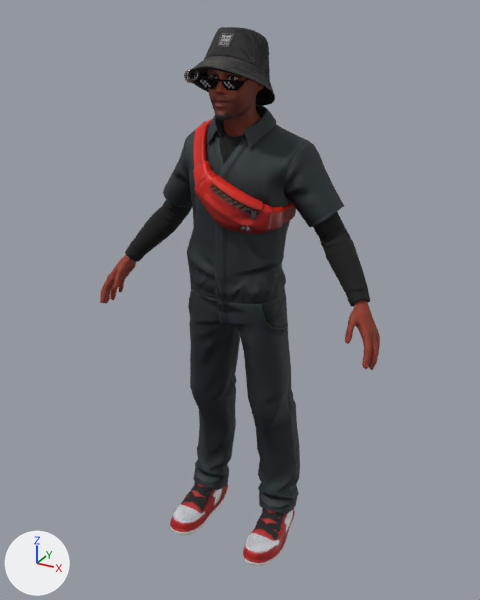
An edit to the glTF model public/me.glb, drawn before and after from the same camera.
The view is the same before and after, from a 50 mm camera at (1.029, -1.876, 1.907) aimed at (-0.003, 0.001, 0.969). The lights are fixed; the arrows at lower left show +X, +Y and +Z. The older version comes first. Vertices at exactly the same position are counted once.

The first picture shows 'Wolf3D_Body', 'Wolf3D_Head', 'Wolf3D_Headwear', 'Wolf3D_Outfit_Bottom', 'Wolf3D_Outfit_Footwear', 'Wolf3D_Outfit_Top' and 1 more.
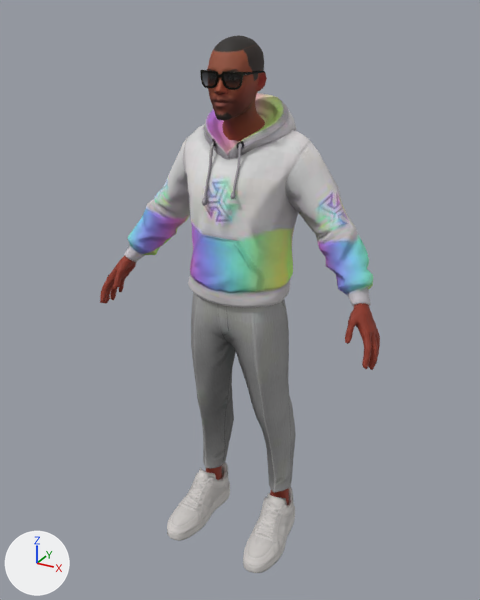
Changed parts and their boxes (x1, y1, x2, y2) in the pictures (480 x 600 px):
'Wolf3D_Outfit_Top', surface changed, reshaped
    before: (125, 104, 370, 307)
    after: (124, 93, 373, 308)
'Wolf3D_Outfit_Bottom', surface changed, reshaped (black to grey, 6% narrower, 12% shorter)
    before: (188, 285, 300, 514)
    after: (191, 292, 296, 493)
'Wolf3D_Outfit_Footwear', surface changed, reshaped
    before: (170, 482, 295, 566)
    after: (167, 463, 295, 573)
'Wolf3D_Headwear', deleted
    before: (184, 27, 275, 106)
part 2 of me_wolf3d_outfit_footwear, rebuilt
    before: (243, 508, 295, 566)
    after: (243, 486, 295, 573)
part 3 of me_wolf3d_outfit_footwear, rebuilt
    before: (170, 482, 228, 535)
    after: (167, 463, 230, 541)
part 4 of me_wolf3d_outfit_top, rebuilt (37% wider, 7% taller)
    before: (163, 104, 344, 304)
    after: (124, 93, 373, 308)
part 5 of me_wolf3d_outfit_top, deleted (red)
    before: (193, 118, 296, 234)
part 6 of me_wolf3d_outfit_top, deleted
    before: (125, 200, 192, 262)
part 7 of me_wolf3d_outfit_top, deleted
    before: (313, 211, 370, 307)

What changed in the scene script:
```text
Change mat_wolf3d_outfit_bottom:
    where n2 = _N.new('ShaderNodeTexImage'); n2.name = 'Image Texture'
    n2.image: img_overall_bottom_01_03_d -> img_outfit_m_backtoschool_01_bottom_d
    where n5 = _N.new('ShaderNodeTexImage'); n5.name = 'Image Texture.001'
    n5.image: img_overall_bottom_01_03_r -> img_outfit_m_backtoschool_01_bottom_r
    where n7 = _N.new('ShaderNodeTexImage'); n7.name = 'Image Texture.002'
    n7.image: img_overall_bottom_01_03_n -> img_outfit_m_backtoschool_01_bottom_n
Change mat_wolf3d_outfit_footwear:
    where n2 = _N.new('ShaderNodeTexImage'); n2.name = 'Image Texture'
    n2.image: img_sneakers_07_06_d -> img_sneakers_08_01_d
    add n7 = _N.new('ShaderNodeMath'); n7.name = 'Math'
    add n7.operation = 'MULTIPLY'
    add n7.inputs[1].default_value = 0.0  # 'Value'
    where n4 = _N.new('ShaderNodeTexImage'); n4.name = 'Image Texture.001'
    n4.image: img_sneakers_07_06_m_jpg_sneakers_07_06_r_jpg -> img_sneakers_08_01_r
    where n6 = _N.new('ShaderNodeTexImage'); n6.name = 'Image Texture.002'
    n6.image: img_sneakers_07_06_n -> img_sneakers_08_01_n
    where n3 = _N.new('ShaderNodeSeparateColor'); n3.name = 'Separate Color'
    where n0 = _N.new('ShaderNodeBsdfPrincipled'); n0.name = 'Principled BSDF'
    remove _L.new(n3.outputs[2], n0.inputs[1])  # 'Blue' to 'Metallic'
    add _L.new(n7.outputs[0], n0.inputs[1])  # 'Value' to 'Metallic'
    add _L.new(n3.outputs[2], n7.inputs[0])  # 'Blue' to 'Value'
Change mat_wolf3d_outfit_top:
    where n2 = _N.new('ShaderNodeTexImage'); n2.name = 'Image Texture'
    n2.image: img_overall_top_01_03_d -> img_outfit_sidequest_01_v2_m_top_d
    where n4 = _N.new('ShaderNodeTexImage'); n4.name = 'Image Texture.001'
    n4.image: img_overall_top_01_03_m_jpg_overall_top_01_03_r_jpg -> img_outfit_sidequest_01_v2_m_top_m_outfit_sidequest_01_v2_m_top_r
    where n6 = _N.new('ShaderNodeTexImage'); n6.name = 'Image Texture.002'
    n6.image: img_overall_top_01_03_n -> img_outfit_sidequest_01_v2_m_top_n
Change me_wolf3d_outfit_bottom:
    remove me_wolf3d_outfit_bottom.from_pydata(...)  # 545 vertices, 1062 faces; spans x -0.223..0.223, y -0.147..0.145, z 0.077..1.049
    add me_wolf3d_outfit_bottom.from_pydata(...)  # 545 vertices, 1061 faces; spans x -0.196..0.197, y -0.136..0.124, z 0.194..1.073
    me_wolf3d_outfit_bottom part 1: 545 vertices removed from x -0.223..0.223, y -0.147..0.145, z 0.077..1.049; 545 vertices added at x -0.196..0.197, y -0.136..0.124, z 0.194..1.073
Change me_wolf3d_outfit_footwear:
    remove me_wolf3d_outfit_footwear.from_pydata(...)  # 664 vertices, 1288 faces; spans x -0.233..0.233, y -0.229..0.131, z -0.001..0.211
    add me_wolf3d_outfit_footwear.from_pydata(...)  # 706 vertices, 1322 faces; spans x -0.237..0.237, y -0.241..0.13, z 0.001..0.183
    me_wolf3d_outfit_footwear part 2: the loose piece of 332 vertices spanning x 0.1..0.233, y -0.229..0.131, z -0.001..0.211 is rebuilt with 353 vertices and now spans x 0.101..0.237, y -0.241..0.13, z 0.001..0.183
    me_wolf3d_outfit_footwear part 3: the loose piece of 332 vertices spanning x -0.233..-0.1, y -0.229..0.131, z -0.001..0.211 is rebuilt with 353 vertices and now spans x -0.237..-0.101, y -0.241..0.13, z 0.001..0.183
Change me_wolf3d_outfit_top:
    remove me_wolf3d_outfit_top.from_pydata(...)  # 1782 vertices, 3506 faces; spans x -0.468..0.468, y -0.194..0.157, z 1.018..1.63
    add me_wolf3d_outfit_top.from_pydata(...)  # 1310 vertices, 2574 faces; spans x -0.47..0.47, y -0.163..0.204, z 1.002..1.652
    me_wolf3d_outfit_top part 4: the loose piece of 819 vertices spanning x -0.329..0.329, y -0.156..0.146, z 1.018..1.63 is rebuilt with 1310 vertices and now spans x -0.47..0.47, y -0.163..0.204, z 1.002..1.652
    me_wolf3d_outfit_top part 5: the loose piece of 593 vertices spanning x -0.166..0.183, y -0.194..0.157, z 1.266..1.577 is deleted
    me_wolf3d_outfit_top part 6: the loose piece of 185 vertices spanning x -0.468..-0.213, y -0.068..0.119, z 1.044..1.339 is deleted
    me_wolf3d_outfit_top part 7: the loose piece of 185 vertices spanning x 0.213..0.468, y -0.068..0.119, z 1.044..1.339 is deleted
Remove ob_wolf3d_headwear:
    ob_wolf3d_headwear = bpy.data.objects.new('Wolf3D_Headwear', me_wolf3d_headwear)
```
